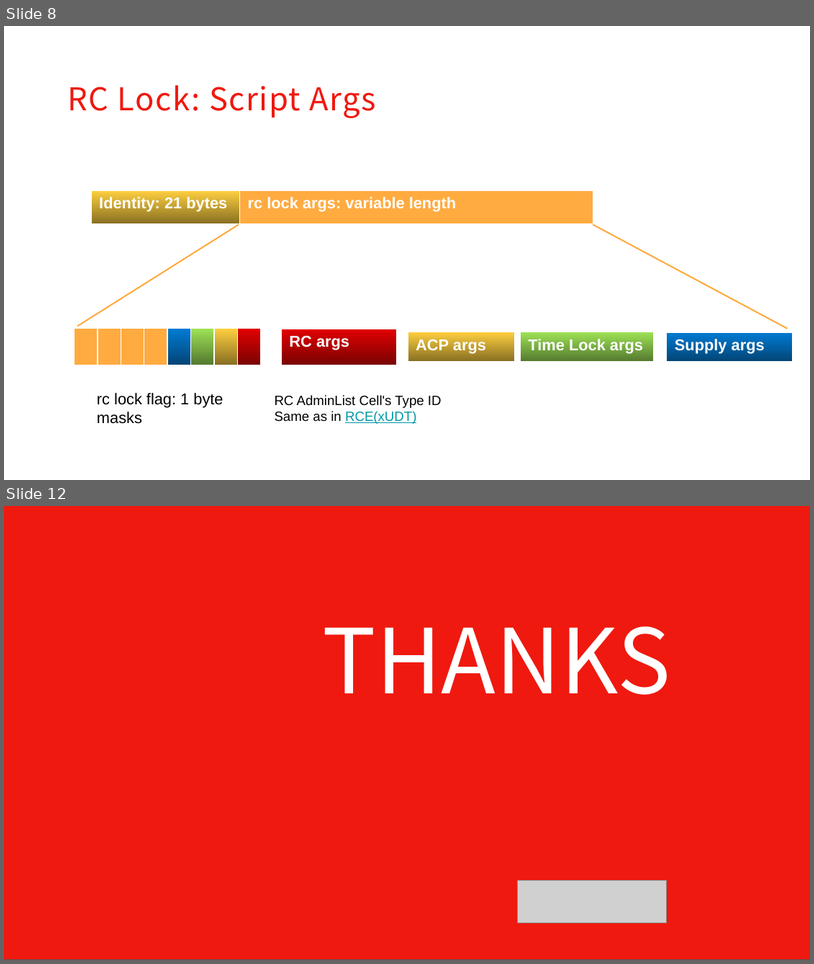
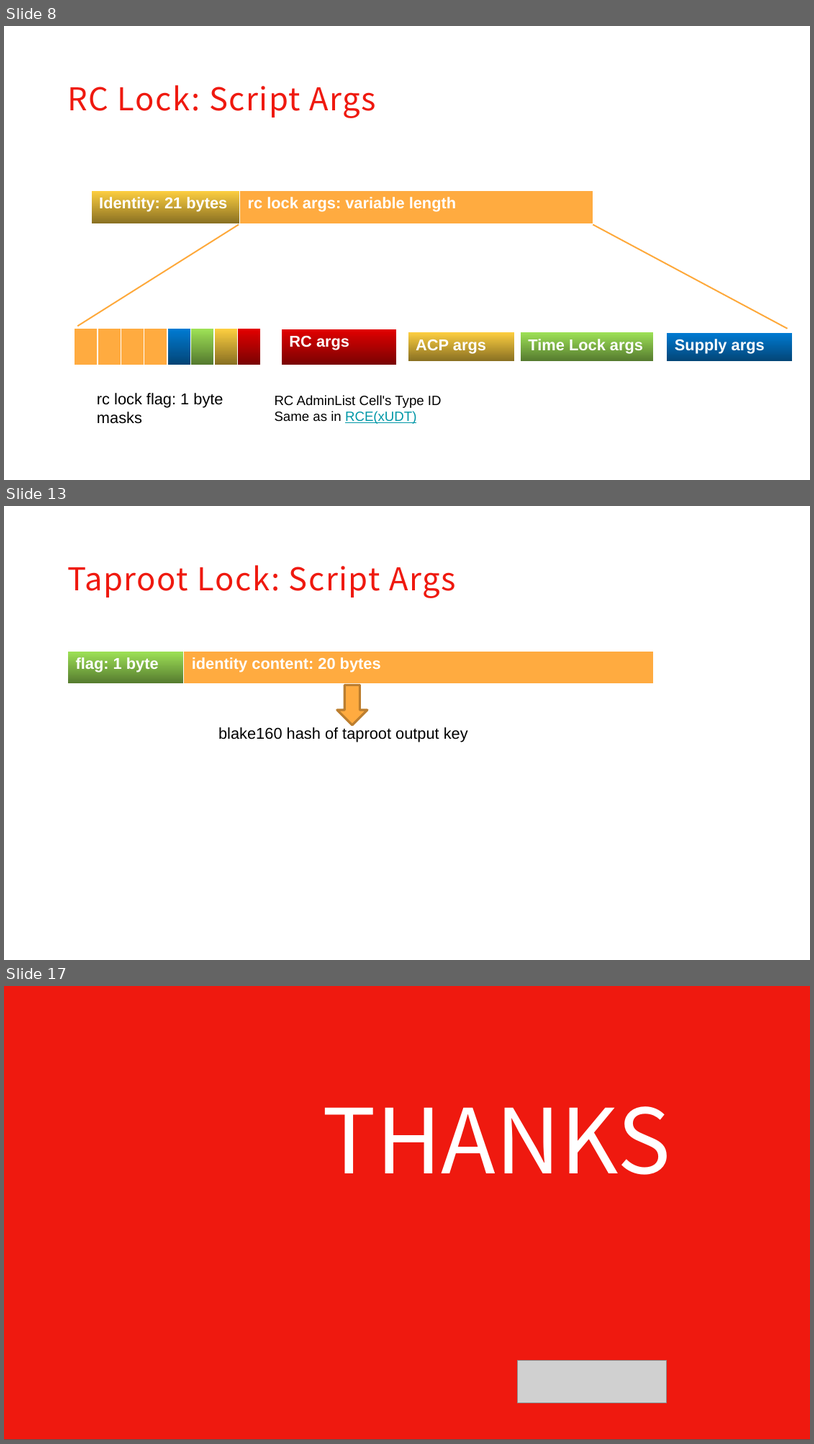
Before and after one commit to XuJiandong/docs-bank, a slide deck: presentation.pptx. Shown one above the other, each under a label of ours: slides 8 and 12 before the commit, slides 8, 13 and 17 after it; the slides between them are not shown. The pictures are 814x964 and 814x1444 pixels, drawn with LibreOffice and Linux fonts; fonts in the diff are those of the drawing; grey boxes stand for pictures; background and template pictures are left out. Boxes give left, top, right and bottom in pixels: in the first picture for what was removed or moved away, otherwise in the second. Text is boxed around its words. In the diff, an @@ line names an element or a change of style, - is before the commit and + after.

Commit message:
finish taproot part

```diff
--- a/presentation.pptx
+++ b/presentation.pptx
@@ slide 13 added at (x1=4, y1=506, x2=810, y2=960), background #FFFFFF @@
@@ text added at (x1=67, y1=565, x2=456, y2=598), 28 pt, text #EF190F @@
+Taproot Lock: Script Args
@@ table added at (x1=67, y1=651, x2=654, y2=685), 1 rows, 2 columns @@
+flag: 1 byte | identity content: 20 bytes
@@ down arrow added at (x1=337, y1=685, x2=368, y2=726), fill #FFAB40, outline #BD7F2F 2 pt @@
@@ text added at (x1=219, y1=727, x2=468, y2=742), 14 pt, text #000000 @@
+blake160 hash of taproot output key
@@ what was slide 12 is now slide 17 @@
```
Also in this commit, not shown: 8 slides changed, 4 other slides added.
